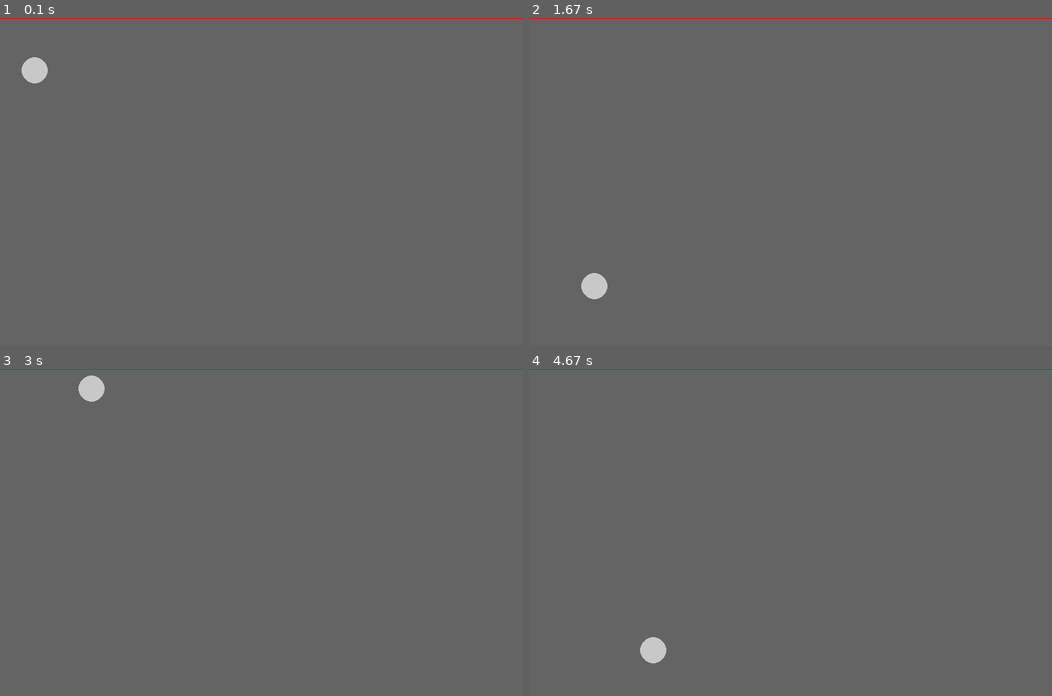
Above: before the commit, frames 1-4 (two rows, left to right).
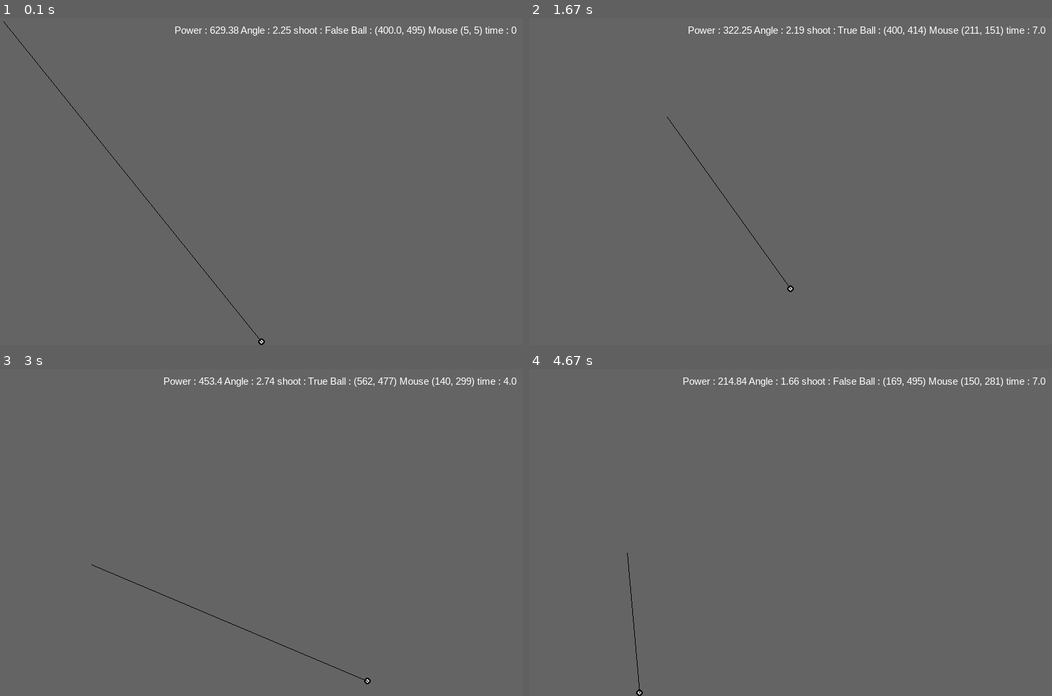
Above: after the commit, the same moments.

Repository: nico-richard/pygame
Game: pygame game, started from ballistic/main.py
The game is run twice, just before and just after one commit, with the same random seed, the same clock (stepped at 60 frames per second) and the same inputs.
Inputs (mouse positions are in pixels of both pictures, inside the frame that each line leads up to):
- Up to frame 1 (0.1 s): no input
- Up to frame 2 (1.67 s): click (790, 181) at 0.38 s; click (842, 253) at 0.72 s; click (984, 295) at 1.05 s; click (664, 116) at 1.38 s
- Up to frame 3 (3 s): click (261, 571) at 1.72 s; click (188, 463) at 2.05 s; click (444, 617) at 2.38 s; click (94, 565) at 2.72 s
- Up to frame 4 (4.67 s): click (638, 470) at 3.05 s; click (664, 591) at 3.38 s; click (978, 607) at 3.72 s; click (633, 653) at 4.05 s; click (628, 552) at 4.38 s

The runs differ from the first frame. In frame 1, 1.2% of the frame differs, in the area x 0-100%, y 0-100%; in frame 2, 1.1%; in frame 3, 1.2%; in frame 4, 1.2%.

Commit message:
feat(ballistic): finish game

Diff:
--- a/ballistic/main.py
+++ b/ballistic/main.py
@@ -1,54 +1,160 @@
-from math import gamma
-import pygame, sys
+import math
+import pygame
+import sys
+from pygame.sprite import Sprite
 
-class Game:
+pygame.init()
+
+FPS = 60
+SCREEN_WIDTH = 800
+SCREEN_HEIGHT = 500
+GRAY = (100, 100, 100)
+GRAVITY = (0, 10)
+FPS_CLOCK = pygame.time.Clock()
+
+screen = pygame.display.set_mode((SCREEN_WIDTH, SCREEN_HEIGHT))
+
+
+class Ball(Sprite):
 
     def __init__(self):
-        pygame.init()
-        self.FPS = 30
-        self.fps_clock = pygame.time.Clock()
-        self.screen = pygame.display.set_mode((800, 500))
-        self.screen.fill((100, 100, 100))
-        self.gravity = (0, 10)
+        super().__init__()
+        self.velocity = (0, 0)
+        self.radius = 5
+        self.color = (200, 200, 200)
+        # self.x_increment = self.velocity[0] + GRAVITY[0]
+        # self.y_increment = self.velocity[1] + GRAVITY[1]
+        self.x_increment = 0
+        self.y_increment = 0
+        self.x = SCREEN_WIDTH / 2
+        self.y = SCREEN_HEIGHT - self.radius
 
-
-class Ball(pygame.sprite.Sprite):
-    def __init__(self):
-        super().__init__()
-        self.x = 50
-        self.y = 50
-        self.velocity = (1, 0)
-        self.diameter = 20
-        self.color = (200, 200, 200)
-        self.x_increment = self.velocity[0] + game.gravity[0]
-        self.y_increment = self.velocity[1] + game.gravity[1]
-        pygame.draw.circle(game.screen, self.color, (self.x, self.y), self.diameter)
+    def draw(self, screen):
+        pygame.draw.circle(screen, (0, 0, 0), (self.x, self.y), self.radius)
+        pygame.draw.circle(screen, self.color,
+                           (self.x, self.y), self.radius - 2)
 
     def update(self):
-        if self.x >= game.screen.get_size()[0] - self.diameter:
+        if self.x >= screen.get_size()[0] - self.radius:
             self.x_increment *= -1
         elif self.x <= 0:
             self.x_increment *= -1
-        elif self.y >= game.screen.get_size()[1] - self.diameter:
+        elif self.y >= screen.get_size()[1] - self.radius:
             self.y_increment *= -1
-        elif self.y <= self.diameter:
+        elif self.y <= self.radius:
             self.y_increment *= -1
         self.x += self.x_increment
         self.y += self.y_increment
-        pygame.draw.circle(game.screen, self.color, (self.x, self.y), self.diameter)
+        self.x_increment *= 0.95
+        self.y_increment *= 0.95
+        # pygame.draw.circle(screen, self.color, (self.x, self.y), self.radius)
 
-        pygame.draw.line(game.screen, (255,0,0), (0,0), (game.screen.get_size()[0],0))
+    def findangle(self, pos):
+        delta_x = (self.x - pos[0])
+        delta_y = (self.y - pos[1])
 
-game = Game()
+        if delta_x == 0:
+            angle = math.pi / 2
+        else:
+            angle = math.atan(delta_y / delta_x)
+
+        # haut droite
+        if pos[1] < self.y and pos[0] > self.x:
+            angle = - angle
+        # haut gauche
+        if pos[1] < self.y and pos[0] < self.x:
+            angle = math.pi - angle
+        # # bas gauche
+        # if pos[1] > self.y and pos[0] < self.x:
+        #     angle = math.pi + abs(angle)
+        # # bas droite
+        # if pos[1] > self.y and pos[0] > self.x:
+        #     angle = (math.pi * 2) - angle
+
+        return angle
+
+    def ball_path(self, x, y, power, angle, time):
+        vel_x = math.cos(angle) * power
+        vel_y = math.sin(angle) * power
+
+        dist_x = vel_x * time
+        dist_y = vel_y * time + - 8 * time ** 2 / 2
+
+        new_x = round(dist_x + x)
+        new_y = round(y - dist_y)
+
+        return [new_x, new_y]
+
+
+font = pygame.font.SysFont('Arial', 15)
+
+
+def update_text(content):
+    text = font.render(content, True, (255, 255, 255))
+    screen.blit(text, (SCREEN_WIDTH - text.get_size()[0] - 10, 10))
+
+
 ball = Ball()
 
+time = 0
+power = 0
+angle = 0
+shoot = False
+text = 'default'
+
 while True:
-    game.screen.fill((100, 100, 100))
-    ball.update()
+
+    pos = pygame.mouse.get_pos()
+    line = [(ball.x, ball.y), pos]
+
+    # redraw screen --------------
+    screen.fill((100, 100, 100))
+    ball.draw(screen)
+    pygame.draw.line(screen, (0, 0, 0), line[0], line[1])
+    # ball.update()
+    update_text(text)
     pygame.display.update()
+    # ----------------------------
+
+    if shoot:
+        if ball.y <= SCREEN_HEIGHT - ball.radius:
+            time += 0.1
+            new_pos = ball.ball_path(x, y, power, angle, time)
+
+            if new_pos[0] <= 0:
+                new_pos[0] = abs(new_pos[0])
+                if new_pos[0] >= (SCREEN_WIDTH - ball.radius):
+                    new_pos[0] = SCREEN_WIDTH - abs(new_pos[0] - SCREEN_WIDTH)
+            elif new_pos[0] >= (SCREEN_WIDTH - ball.radius):
+                new_pos[0] = SCREEN_WIDTH - abs(new_pos[0] - SCREEN_WIDTH)
+            else:
+                ball.x = new_pos[0]
+
+            ball.x = new_pos[0]
+            ball.y = new_pos[1]
+        else:
+            shoot = False
+            ball.y = SCREEN_HEIGHT - ball.radius
+
+    power_d = round(
+        math.sqrt((line[0][1] - line[1][1]) ** 2 + (line[0][0] - line[1][0]) ** 2), 2)
+    angle_d = round(ball.findangle(pos), 2)
+    text = f'Power : {power_d} Angle : {angle_d} shoot : {shoot} '\
+           f'Ball : {ball.x, ball.y} Mouse {pos} time : {round(time, 0)}'
+
     for event in pygame.event.get():
+        if event.type == pygame.MOUSEBUTTONDOWN:
+            if not shoot:
+                shoot = True
+                x = ball.x
+                y = ball.y
+                time = 0
+                power = round(
+                    math.sqrt((line[0][1] - line[1][1]) ** 2 + (line[0][0] - line[1][0]) ** 2), 2) / 6
+                angle = round(ball.findangle(pos), 2)
+
         if event.type == pygame.QUIT:
             pygame.quit()
             sys.exit()
 
-    game.fps_clock.tick(game.FPS)
+    FPS_CLOCK.tick(FPS)
--- /dev/null
+++ b/ballistic/tempCodeRunnerFile.py
@@ -0,0 +1,6 @@
+
+        # if pos[1] < self.y and pos[0] > self.x:
+        #     angle = abs(angle)
+        # # haut gauche
+        # if pos[1] < self.y and pos[0] < self.x:
+        #     angle = math.
